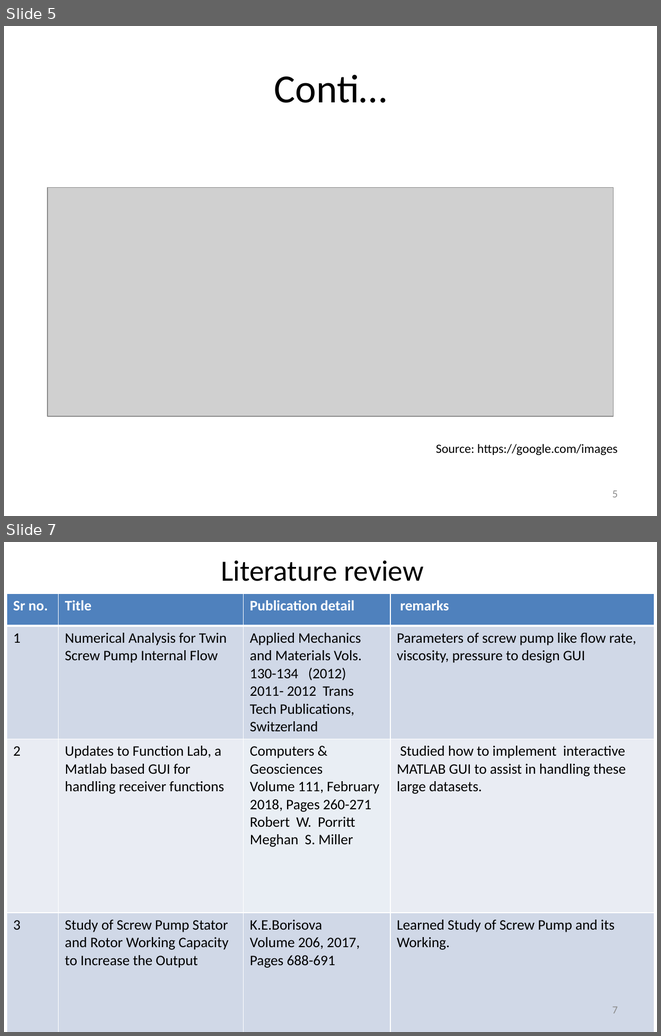
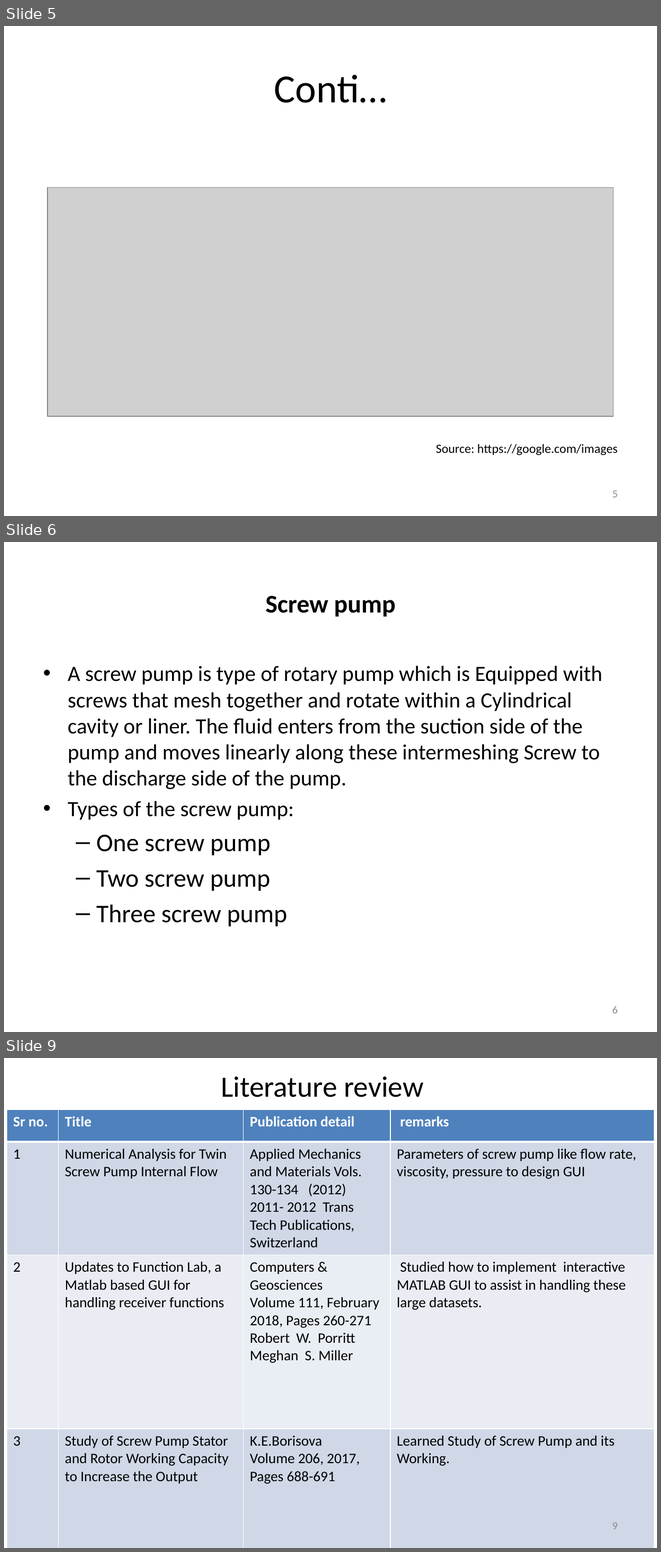
Before and after one commit to kartik1225/matlab_app, a slide deck: Development of GUI for pump selection.pptx. Shown one above the other, each under a label of ours: slides 5 and 7 before the commit, slides 5, 6 and 9 after it; the slides between them are not shown. The pictures are 661x1036 and 661x1552 pixels, drawn with LibreOffice and Linux fonts; fonts in the diff are those of the drawing; grey boxes stand for pictures. Boxes give left, top, right and bottom in pixels: in the first picture for what was removed or moved away, otherwise in the second. Text is boxed around its words. In the diff, an @@ line names an element or a change of style, - is before the commit and + after.

```diff
--- a/Development of GUI for pump selection.pptx
+++ b/Development of GUI for pump selection.pptx
@@ slide 6 added at <box>4,542,657,1032</box>, background #FFFFFF @@
@@ title added at <box>265,596,396,617</box>, 28 pt, text #000000, bold @@
+Screw pump
@@ text added at <box>68,665,602,926</box>, 24 pt, text #000000 @@
+• A screw pump is type of rotary pump which is Equipped with screws that mesh together and rotate within a Cylindrical cavity or liner. The fluid enters from the suction side of the pump and moves linearly along these intermeshing Screw to the discharge side of the pump.
+• Types of the screw pump:
+  – One screw pump
+  – Two screw pump
+  – Three screw pump
@@ page number added at <box>612,1006,618,1013</box>, 12 pt, text #8C8C8C @@
+6
@@ what was slide 7 is now slide 9 @@
@@ page number at <box>612,1522,618,1529</box>: text changed @@
-7
+9
```
Also in this commit, not shown: 7 slides changed, 4 other slides added, 1 slide removed, 35 other files.
